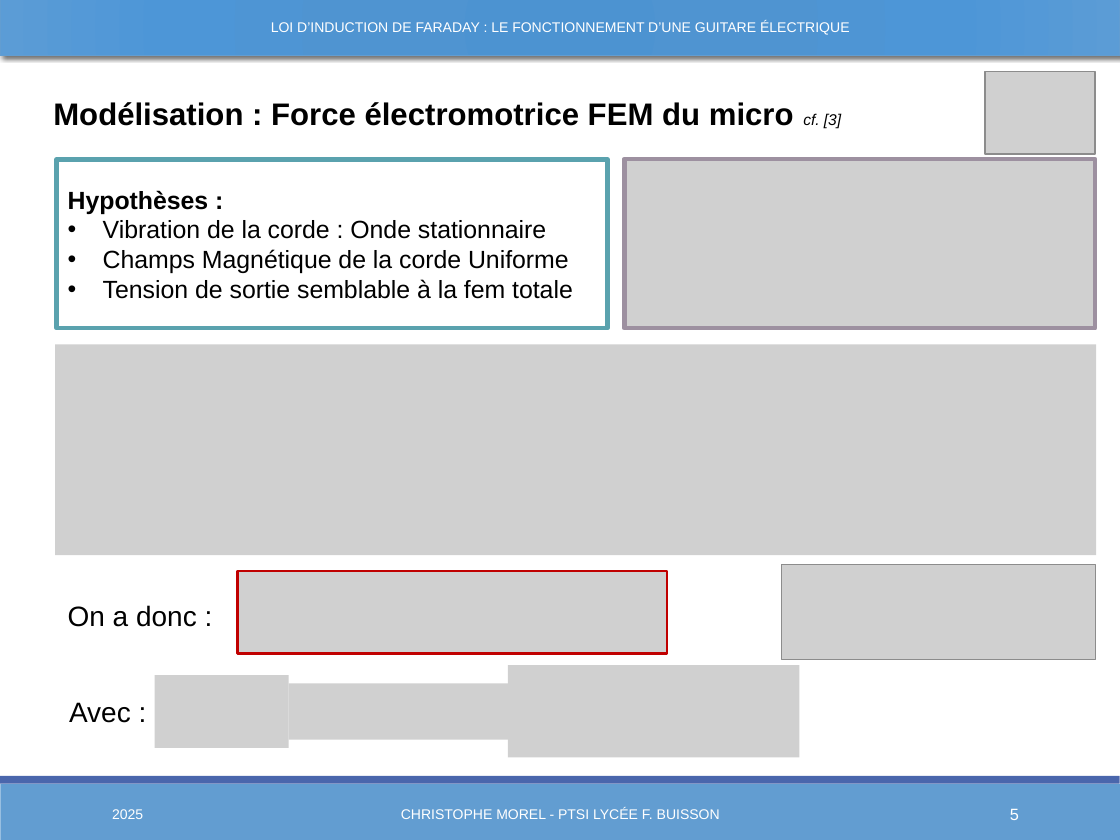
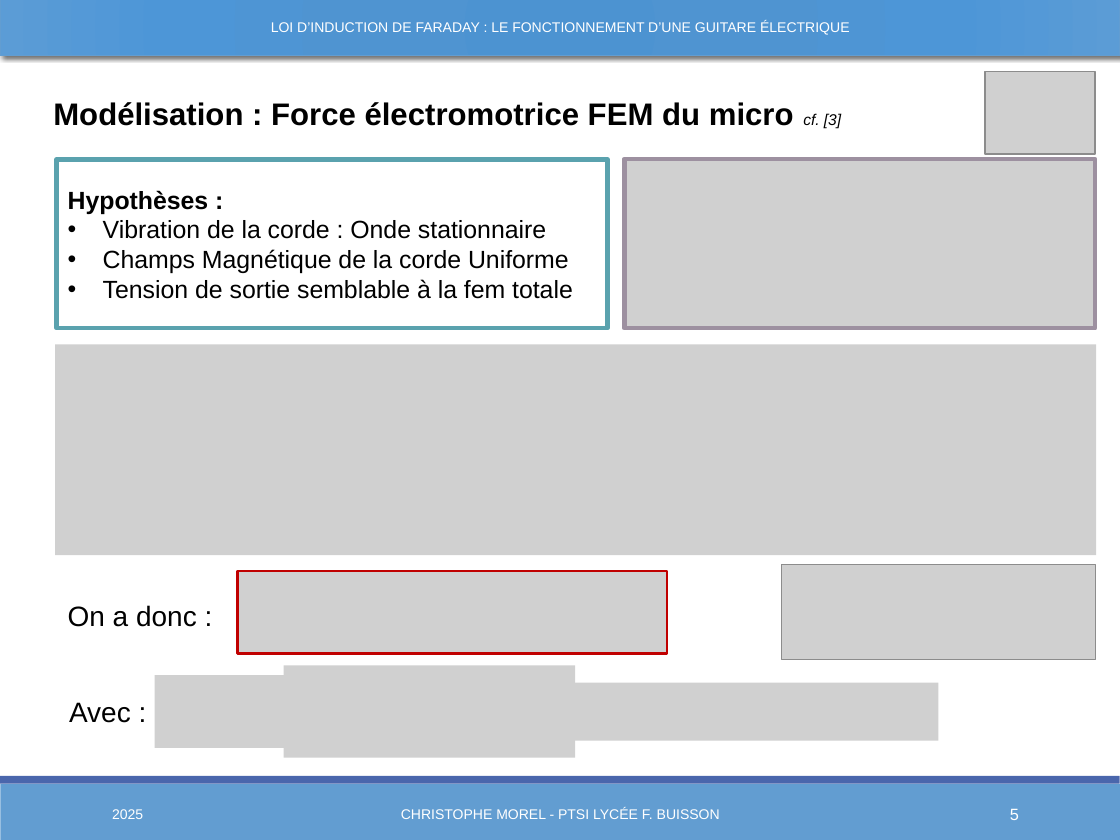
Before and after one commit to Chrismorel7/TIPE---Micro_guitare_elec, a slide deck: slide 5 of Views/Presentation3.pptx. Drawn at 1120x840 pixels with LibreOffice and Linux fonts; fonts in the diff are those of the drawing; grey boxes stand for pictures; background and template pictures are left out. Boxes give left, top, right and bottom in pixels: in the first picture for what was removed or moved away, otherwise in the second. Text is boxed around its words. In the diff, an @@ line names an element or a change of style, - is before the commit and + after.

```diff
--- a/Views/Presentation3.pptx
+++ b/Views/Presentation3.pptx
@@ picture: place and size @@
-picture at [289,683,532,739]
+picture at [283,665,575,757]
@@ picture removed at [508,665,800,757] @@
@@ picture added at [558,683,939,741] @@
```
Also in this commit, not shown: 4 other slides changed, 1 slide removed, 3 other files.
